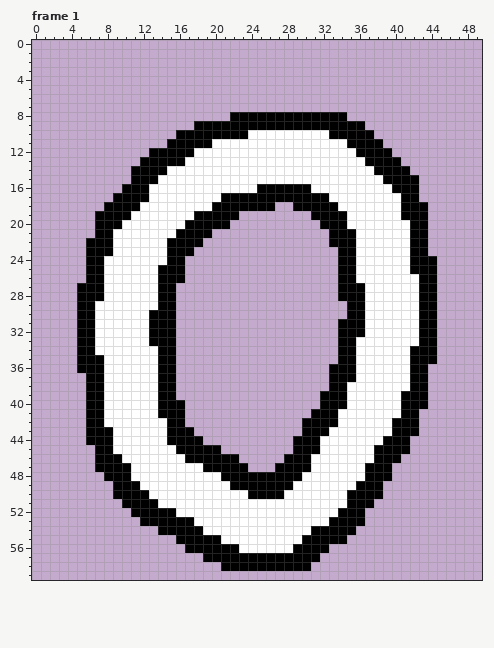
Two states of a pixel-art file, SourceFiles/HotSpringNumberFonts.aseprite. Above: the version before the commit.
50x60 pixels, 10 frames. Shown: frame 1. The commit also changed other frames, which this record leaves out.
The same view after the edit:
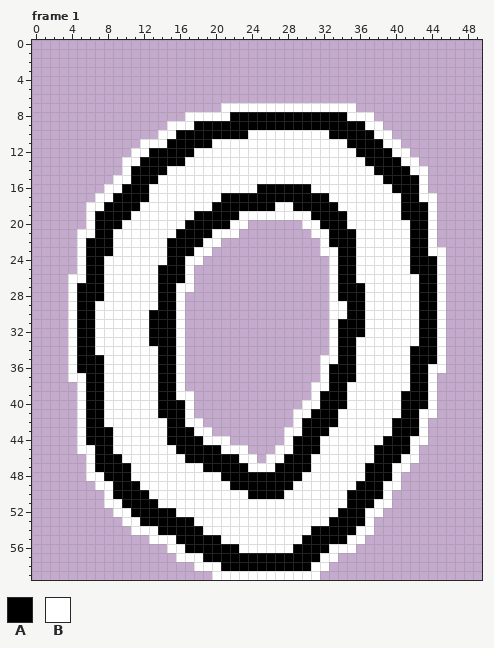
Palette (. is transparent): A #000000  B #ffffff
The exact change:
Frame 1:
The author put colour B in row 7 at x 21 to 35; in row 8 at x 17 to 21 and 35 to 37; in row 9 at x 15 to 17 and 37 to 38; in row 10 at x 14 to 15 and 38 to 39; in row 11 at x 12 to 14 and 39 to 40; in row 12 at x 11 to 12 and 40 to 41.
The author put colour B in row 13 at x 10 to 11 and 41 to 42; in row 14 at x 10 and 42 to 43; in row 15 at x 9 to 10 and 43; in row 16 at x 8 to 9 and 43; in row 17 at x 7 to 8 and 43 to 44; in row 18 at x 6 to 7, 27 to 28 and 44.
The author put colour B in row 19 at x 6, 23 to 30 and 44; in row 20 at x 6, 22 to 23, 30 to 31 and 44; in row 21 at x 5 to 6, 20 to 22, 31 to 32 and 44; in row 22 at x 5, 19 to 20, 32 and 44; in row 23 at x 5, 18 to 19, 32 to 33 and 44 to 45; in row 24 at x 5, 17 to 18, 33 and 45.
The author put colour B in row 25 at x 5, 17, 33 and 45; in row 26 at x 4 to 5, 17, 33 and 45; in row 27 at x 4, 16 to 17, 33 and 45; in row 28 at x 4, 16, 33 and 45; in rows 29 to 30 at x 4, 16, 33 to 34 and 45; in rows 31 to 34 at x 4, 16, 33 and 45.
The author put colour B in row 35 at x 4, 16, 32 to 33 and 45; in row 36 at x 4, 16, 32 and 44 to 45; in row 37 at x 4 to 5, 16, 32 and 44; in row 38 at x 5, 16, 31 to 32 and 44; in row 39 at x 5, 16 to 17, 31 and 44; in row 40 at x 5, 17, 30 to 31 and 44.
The author put colour B in row 41 at x 5, 17, 29 to 30 and 43 to 44; in row 42 at x 5, 17 to 18, 29 and 43; in row 43 at x 5, 18 to 19, 28 to 29 and 43; in row 44 at x 5, 19 to 21, 28 and 42 to 43; in row 45 at x 5 to 6, 21 to 23, 27 to 28 and 42; in row 46 at x 6, 23 to 24, 26 to 27 and 41 to 42.
The author put colour B in row 47 at x 6, 24 to 26 and 40 to 41; in row 48 at x 6 to 7 and 40; in row 49 at x 7 to 8 and 39 to 40; in row 50 at x 8 and 39; in row 51 at x 8 to 9 and 38 to 39; in row 52 at x 9 to 10 and 37 to 38.
The author put colour B in row 53 at x 10 to 11 and 37; in row 54 at x 11 to 13 and 36 to 37; in row 55 at x 13 to 15 and 35 to 36; in row 56 at x 15 to 16 and 33 to 35; in row 57 at x 16 to 18 and 32 to 33; in row 58 at x 18 to 20 and 31 to 32.
The author put colour B in row 59 at x 20 to 31.
Where, in picture pixels (left, top, right, bottom), the same in both pictures:
added: (68, 103, 446, 580)
